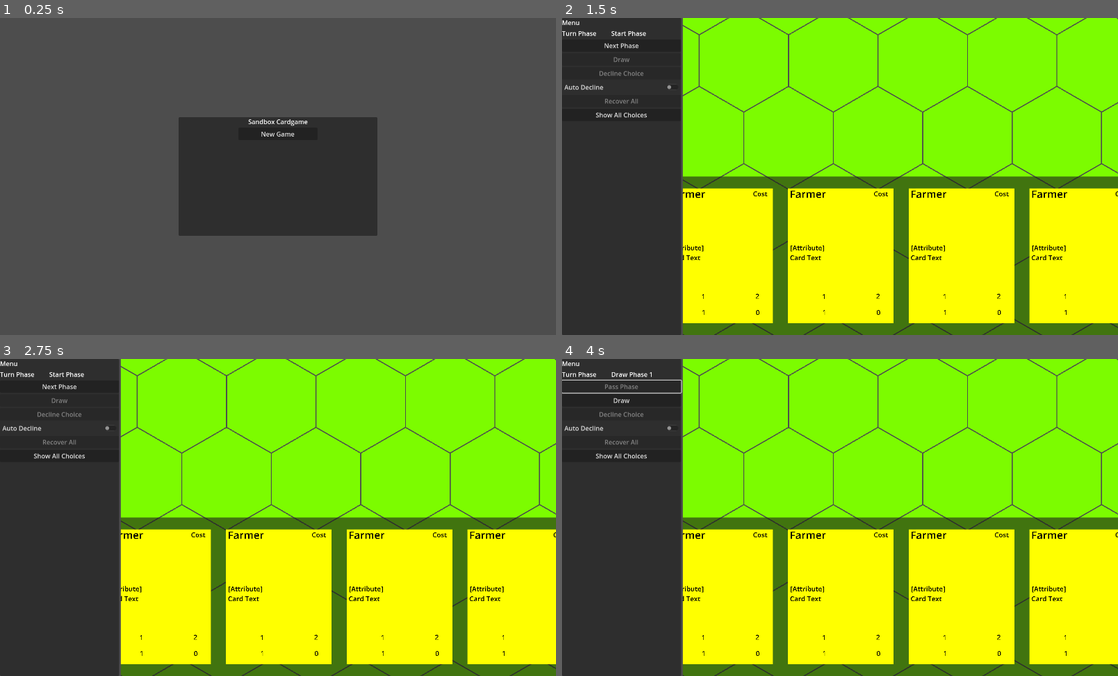
Above: before the commit, frames 1-4 (two rows, left to right).
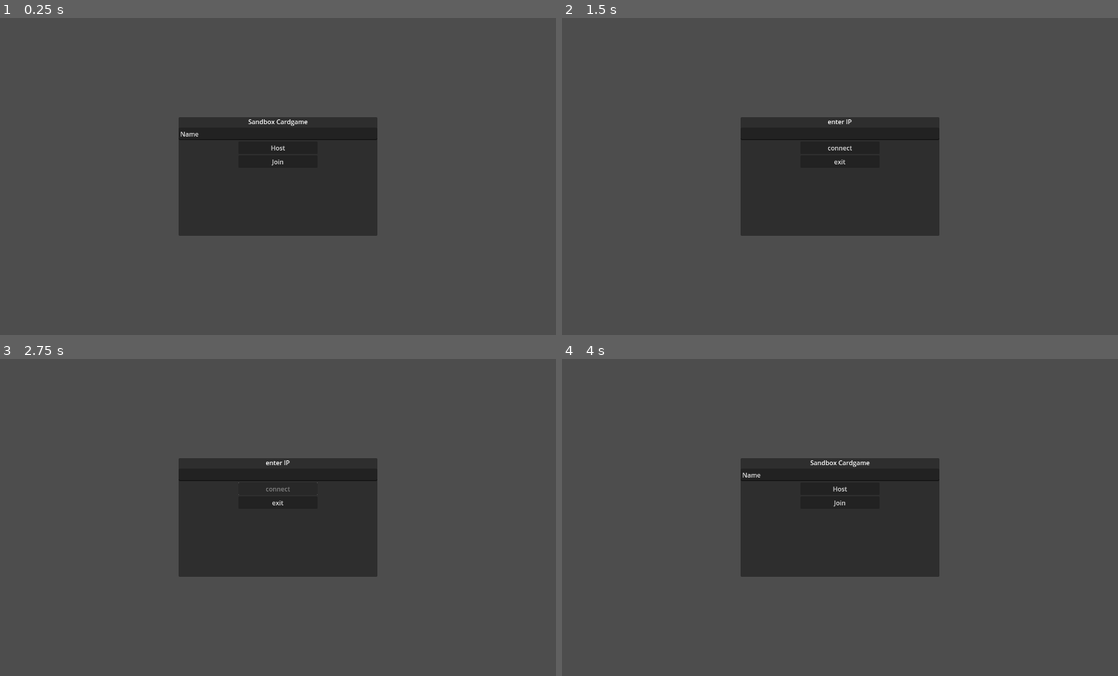
Above: after the commit, the same moments.

Repository: nckjchm/gd_cardgame
Game: Godot game, scene res://main_menu.tscn
Same seed, same stepped clock (60 frames per second), same inputs: the game is played once before the commit and once after it.
Inputs (mouse positions are in pixels of both pictures, inside the frame that each line leads up to):
- Up to frame 1 (0.25 s): no input
- Up to frame 2 (1.5 s): click "New Game" (after the commit: "Host") at 0.5 s; click (840, 160) at 1.25 s, where only the run after the commit has a clickable "Join"
- Up to frame 3 (2.75 s): click (278, 488) at 2 s, where only the run after the commit has a clickable "connect"
- Up to frame 4 (4 s): click "Next Phase" (after the commit: "exit") at 2.75 s; click (623, 387) at 3.5 s, where only the run before the commit has a clickable "Next Phase"

The runs differ from the first frame. In frame 1, 0.2% of the frame differs, in the area x 32-68%, y 35-47%; in frame 2, 99%, in the area x 0-100%, y 0-100%; in frame 3, 99%; in frame 4, 99%.

Commit message:
Multiplayer basics
A basic setup for multiplayer, there now is a minimally functional lobby scene where the host can start a game on all connected machines. the game is not synchronized between the peers yet.

Diff:
--- a/Card.gd
+++ b/Card.gd
@@ -180,7 +180,7 @@
 	has_moved = false
 
 func die():
-	print(to_string() + " died")
+	print("Card with id %d died" % id)
 	card_status = CardStatus.Dead
 
 func init_meshes():
@@ -198,7 +198,6 @@
 
 # Called when the node enters the scene tree for the first time.
 func _ready():
-	print(input_controller)
 	card_input_event.connect(input_controller.card_input_event)
 	controller = card_owner
 	match card_origin:
--- /dev/null
+++ b/LobbyManager.gd
@@ -0,0 +1,90 @@
+class_name LobbyManager extends Node
+
+# These signals can be connected to by a UI lobby scene or the game scene.
+signal player_connected(peer_id, player_info)
+signal connection_refused
+signal player_disconnected(peer_id)
+signal server_disconnected
+
+const PORT = 7000
+const DEFAULT_SERVER_IP = "127.0.0.1" # IPv4 localhost
+const MAX_CONNECTIONS = 20
+
+@onready var player_manager : PlayerManager = $"../PlayerManager"
+
+var players = {}
+var player_info = {"name": "Name"}
+var players_loaded = 0
+
+func _ready():
+	multiplayer.peer_connected.connect(_on_player_connected)
+	multiplayer.peer_disconnected.connect(_on_player_disconnected)
+	multiplayer.connected_to_server.connect(_on_connected_ok)
+	multiplayer.connection_failed.connect(_on_connected_fail)
+	multiplayer.server_disconnected.connect(_on_server_disconnected)
+
+func join_game(address = ""):
+	if address.is_empty():
+		address = DEFAULT_SERVER_IP
+	var peer = ENetMultiplayerPeer.new()
+	var error = peer.create_client(address, PORT)
+	if error:
+		return error
+	multiplayer.multiplayer_peer = peer
+	return "success"
+
+func create_game():
+	var peer = ENetMultiplayerPeer.new()
+	var error = peer.create_server(PORT, MAX_CONNECTIONS)
+	if error:
+		return error
+	multiplayer.multiplayer_peer = peer
+	players[1] = player_info
+	player_connected.emit(1, player_info)
+
+func remove_multiplayer_peer():
+	multiplayer.multiplayer_peer = null
+
+# When the server decides to start the game from a UI scene,
+# do Lobby.load_game.rpc(filepath)
+@rpc("call_local", "reliable")
+func load_game(game_scene_path):
+	get_tree().change_scene_to_file(game_scene_path)
+
+# Every peer will call this when they have loaded the game scene.
+@rpc("any_peer", "call_local", "reliable")
+func player_loaded():
+	if multiplayer.is_server():
+		players_loaded += 1
+		if players_loaded == players.size():
+			$/root/Game.start_game()
+			players_loaded = 0
+
+# When a peer connects, send them my player info.
+# This allows transfer of all desired data for each player, not only the unique ID.
+func _on_player_connected(id):
+	_register_player.rpc_id(id, player_info)
+
+@rpc("any_peer", "reliable")
+func _register_player(new_player_info):
+	var new_player_id = multiplayer.get_remote_sender_id()
+	players[new_player_id] = new_player_info
+	player_connected.emit(new_player_id, new_player_info)
+
+func _on_player_disconnected(id):
+	players.erase(id)
+	player_disconnected.emit(id)
+
+func _on_connected_ok():
+	var peer_id = multiplayer.get_unique_id()
+	players[peer_id] = player_info
+	player_connected.emit(peer_id, player_info)
+
+func _on_connected_fail():
+	multiplayer.multiplayer_peer = null
+	connection_refused.emit()
+
+func _on_server_disconnected():
+	multiplayer.multiplayer_peer = null
+	players.clear()
+	server_disconnected.emit()
--- a/Player.gd
+++ b/Player.gd
@@ -14,6 +14,7 @@
 var home_cells : Array[Cell] = []
 var resources : ResourceList
 var rotation : float
+var session_id : int
 
 func _init(name : String):
 	self.name = name
--- /dev/null
+++ b/PlayerManager.gd
@@ -0,0 +1,3 @@
+class_name PlayerManager extends Node
+
+var local_player = Player.new("Name")
--- /dev/null
+++ b/lobby.gd
@@ -0,0 +1,28 @@
+class_name Lobby extends Control
+
+@onready var players_container : GridContainer = $PlayersContainer
+@onready var btn_start : Button = $StartGame
+@onready var btn_exit : Button = $Exit
+@onready var lobby_manager : LobbyManager = $"../../LobbyManager"
+var game_scene = preload("res://game.tscn")
+var players : Array[Player]
+
+func _ready():
+	btn_start.pressed.connect(func():
+		lobby_manager.load_game.rpc("res://game.tscn")
+	)
+	btn_exit.pressed.connect(func():
+		lobby_manager.remove_multiplayer_peer()
+		close()
+	)
+	btn_start.disabled = not multiplayer.is_server()
+
+func add_player(player : Player):
+	var player_name_label = Label.new()
+	player_name_label.text = player.name
+
+
+func close():
+	var main_menu : VBoxContainer = $"../MainMenuVB"
+	main_menu.visible = true
+	self.queue_free()
--- /dev/null
+++ b/lobby.tscn
@@ -0,0 +1,35 @@
+[gd_scene load_steps=2 format=3 uid="uid://bl5dt7grwrfki"]
+
+[ext_resource type="Script" path="res://lobby.gd" id="1_tjcxe"]
+
+[node name="Lobby" type="VBoxContainer"]
+anchors_preset = 15
+anchor_right = 1.0
+anchor_bottom = 1.0
+grow_horizontal = 2
+grow_vertical = 2
+script = ExtResource("1_tjcxe")
+
+[node name="Label" type="Label" parent="."]
+layout_mode = 2
+text = "Multiplayer Lobby"
+
+[node name="PlayersContainer" type="GridContainer" parent="."]
+layout_mode = 2
+columns = 2
+
+[node name="PlayerNameLabel" type="Label" parent="PlayersContainer"]
+layout_mode = 2
+text = "Player Name"
+
+[node name="PlayerReady" type="CheckButton" parent="PlayersContainer"]
+layout_mode = 2
+text = "Ready"
+
+[node name="StartGame" type="Button" parent="."]
+layout_mode = 2
+text = "Start"
+
+[node name="Exit" type="Button" parent="."]
+layout_mode = 2
+text = "Exit"
--- a/main_menu.gd
+++ b/main_menu.gd
@@ -1,10 +1,55 @@
 class_name MainMenu extends Control
 
-@onready var btn_new_game : Button = $MidPanel/MidPanelVBox/NewGame
-var game_scene = preload("res://game.tscn")
+@onready var name_field : LineEdit = $MidPanel/MainMenuVB/NameField
+@onready var lobby_manager : LobbyManager = $LobbyManager
+@onready var player_manager : PlayerManager = $PlayerManager
+@onready var main_menu_vbox : VBoxContainer = $MidPanel/MainMenuVB
+@onready var ip_menu : VBoxContainer = $MidPanel/IPMenu
+@onready var mid_panel : PanelContainer = $MidPanel
+@onready var btn_join_game : Button = $MidPanel/MainMenuVB/JoinGame
+@onready var btn_host_game : Button = $MidPanel/MainMenuVB/HostGame
+@onready var btn_ip_connect : Button = $MidPanel/IPMenu/JoinGame
+@onready var btn_ip_exit : Button = $MidPanel/IPMenu/Exit
+@onready var ip_field : LineEdit = $MidPanel/IPMenu/AdressField
+var lobby_scene = preload("res://lobby.tscn")
 
 func _ready():
-	btn_new_game.pressed.connect(func():
-		$/root.add_child(game_scene.instantiate())
-		self.queue_free()
+	btn_host_game.pressed.connect(func():
+		lobby_manager.player_info = {name = player_manager.local_player.name}
+		lobby_manager.create_game()
 	)
+	btn_join_game.pressed.connect(func():
+		open_ip_menu()
+	)
+	btn_ip_connect.pressed.connect(func():
+		lobby_manager.player_info = {name = player_manager.local_player.name}
+		lobby_manager.join_game(ip_field.text)
+		btn_ip_connect.disabled = true
+	)
+	btn_ip_exit.pressed.connect(func():
+		exit_ip_menu()
+	)
+	lobby_manager.player_connected.connect(func(peer_id, player_info):
+		print("connected - peer id: %d local id: %d" % [peer_id, multiplayer.get_unique_id()])
+		if peer_id == multiplayer.get_unique_id():
+			print("opening lobby on: %d" %peer_id)
+			open_lobby()
+	)
+	lobby_manager.connection_refused.connect(func():
+		exit_ip_menu()
+	)
+	name_field.text = player_manager.local_player.name
+	name_field.text_changed.connect(func(): player_manager.player.name = name_field.text)
+
+func open_ip_menu():
+	main_menu_vbox.visible = false
+	ip_menu.visible = true
+
+func exit_ip_menu():
+	ip_menu.visible = false
+	main_menu_vbox.visible = true
+
+func open_lobby():
+	ip_menu.visible = false
+	main_menu_vbox.visible = false
+	mid_panel.add_child(lobby_scene.instantiate())
--- a/main_menu.tscn
+++ b/main_menu.tscn
@@ -1,8 +1,10 @@
-[gd_scene load_steps=2 format=3 uid="uid://cmp54l304kv21"]
+[gd_scene load_steps=4 format=3 uid="uid://cmp54l304kv21"]
 
 [ext_resource type="Script" path="res://main_menu.gd" id="1_wxso4"]
+[ext_resource type="Script" path="res://PlayerManager.gd" id="2_xjr04"]
+[ext_resource type="Script" path="res://LobbyManager.gd" id="3_0qg7y"]
 
-[node name="Menu" type="Control"]
+[node name="Main" type="Control"]
 layout_mode = 3
 anchors_preset = 15
 anchor_right = 1.0
@@ -26,20 +28,67 @@
 grow_horizontal = 2
 grow_vertical = 2
 
-[node name="MidPanelVBox" type="VBoxContainer" parent="MidPanel"]
+[node name="MainMenuVB" type="VBoxContainer" parent="MidPanel"]
 custom_minimum_size = Vector2(200, 2.08165e-12)
 layout_mode = 2
 
-[node name="Label" type="Label" parent="MidPanel/MidPanelVBox"]
+[node name="Label" type="Label" parent="MidPanel/MainMenuVB"]
 layout_mode = 2
 text = "Sandbox Cardgame"
 horizontal_alignment = 1
 vertical_alignment = 1
 
-[node name="NewGame" type="Button" parent="MidPanel/MidPanelVBox"]
+[node name="NameField" type="LineEdit" parent="MidPanel/MainMenuVB"]
+layout_mode = 2
+
+[node name="HostGame" type="Button" parent="MidPanel/MainMenuVB"]
 clip_contents = true
 custom_minimum_size = Vector2(200, 2.08165e-12)
 layout_mode = 2
 size_flags_horizontal = 4
-text = "New Game"
+text = "Host"
 text_overrun_behavior = 3
+
+[node name="JoinGame" type="Button" parent="MidPanel/MainMenuVB"]
+clip_contents = true
+custom_minimum_size = Vector2(200, 2.08165e-12)
+layout_mode = 2
+size_flags_horizontal = 4
+text = "Join"
+text_overrun_behavior = 3
+
+[node name="IPMenu" type="VBoxContainer" parent="MidPanel"]
+visible = false
+custom_minimum_size = Vector2(200, 2.08165e-12)
+layout_mode = 2
+
+[node name="Label" type="Label" parent="MidPanel/IPMenu"]
+layout_mode = 2
+text = "enter IP"
+horizontal_alignment = 1
+vertical_alignment = 1
+
+[node name="AdressField" type="LineEdit" parent="MidPanel/IPMenu"]
+layout_mode = 2
+
+[node name="JoinGame" type="Button" parent="MidPanel/IPMenu"]
+clip_contents = true
+custom_minimum_size = Vector2(200, 2.08165e-12)
+layout_mode = 2
+size_flags_horizontal = 4
+text = "connect"
+text_overrun_behavior = 3
+
+[node name="Exit" type="Button" parent="MidPanel/IPMenu"]
+clip_contents = true
+custom_minimum_size = Vector2(200, 2.08165e-12)
+layout_mode = 2
+size_flags_horizontal = 4
+text = "exit"
+text_overrun_behavior = 3
+
+[node name="PlayerManager" type="Node" parent="."]
+script = ExtResource("2_xjr04")
+
+[node name="LobbyManager" type="Node" parent="."]
+script = ExtResource("3_0qg7y")
